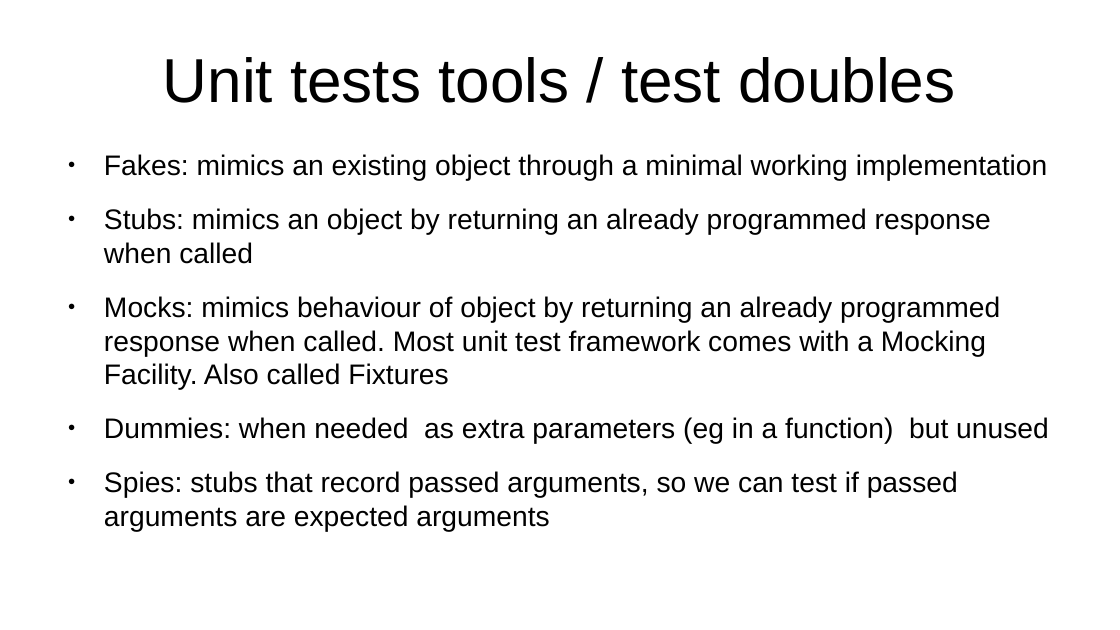
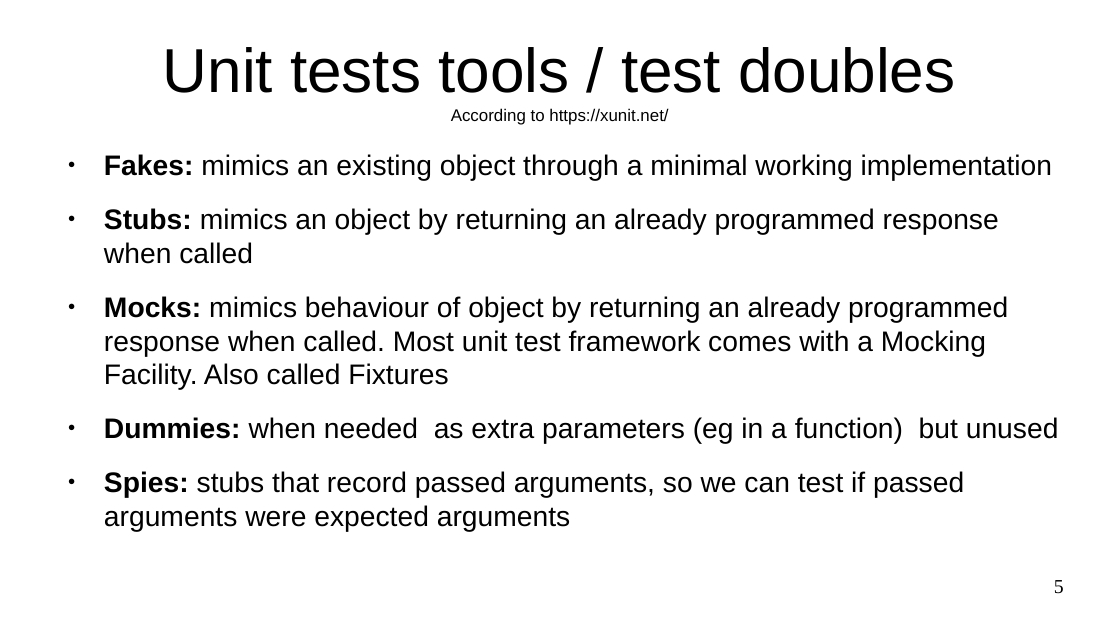
Before and after one commit to ybouilla/test_tutorial, a slide deck: slide 5 of presentation.odp. Drawn at 1120x630 pixels with LibreOffice and Linux fonts; fonts in the diff are those of the drawing. Boxes give left, top, right and bottom in pixels: in the first picture for what was removed or moved away, otherwise in the second. Text is boxed around its words. In the diff, an @@ line names an element or a change of style, - is before the commit and + after.

```diff
--- a/presentation.odp
+++ b/presentation.odp
@@ title at [163,47,955,125]: text changed; size 44 to 12 pt @@
-Unit tests tools / test doubles
+Unit tests tools / test doubles
+According to https://xunit.net/
@@ text at [104,154,1059,444]: bold on in "Fakes:", "Stubs:", "Mocks:", "Dummies:" @@
@@ text at [104,471,964,532]: text changed @@
-● Spies: stubs that record passed arguments, so we can test if passed arguments are expected arguments
+● Spies: stubs that record passed arguments, so we can test if passed arguments were expected arguments
@@ page number added at [1054,580,1064,594], 14 pt, text #000000 @@
+5
```
Also in this commit, not shown: 5 other slides changed, 15 slides added, 2 slides removed, 3 other files.
